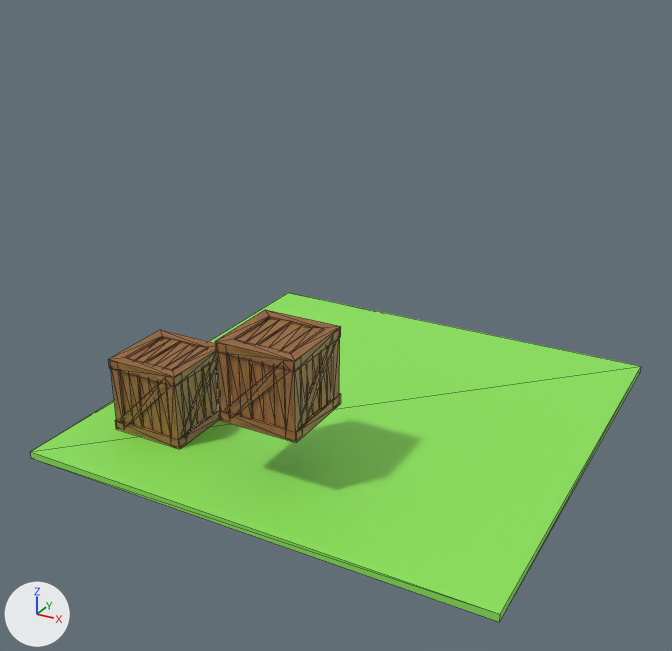
One commit to the glTF model assets/animation_2.glb: the scene before it, then after it.
The view is the same before and after, from a camera (50 mm lens) standing at (5.34, -10.5, 6.5) and looking at (-0.25, -0.33, 1.42). Every picture has the same lights, and +X, +Y and +Z are marked at lower left. Mesh edges are drawn as thin lines. Where no turn or scale is listed for an object, it has been applied to the vertices.

Before the edit, the objects in view are built like this:
```python
me_cube_094 = bpy.data.meshes.new('Cube.094')
me_cube_094.from_pydata(...)  # 204 vertices, 230 faces; spans x -0.543..0.54, y -0.546..0.538, z -0.525..0.534
me_cube_094.materials.append(mat_mi_woodtrim_151)  # picture img_ucupaint_mi_woodtrim
me_plane = bpy.data.meshes.new('Plane')
me_plane.from_pydata(...)  # a box spanning x -3.22..3.22, y -3.22..3.22, z 0.0..0.1
me_plane.materials.append(mat_material)  # green #8ee75a
ob_plane = bpy.data.objects.new('Plane', me_plane)
ob_plane.location = (0.0, 0.0, 0.0)
ob_prop_crate = bpy.data.objects.new('Prop_Crate', me_cube_094)
ob_prop_crate.location = (-2.09, -1.68, 0.62)
ob_prop_crate_001 = bpy.data.objects.new('Prop_Crate.001', me_cube_094)
ob_prop_crate_001.location = (-0.13, -1.95, 1.43)
```
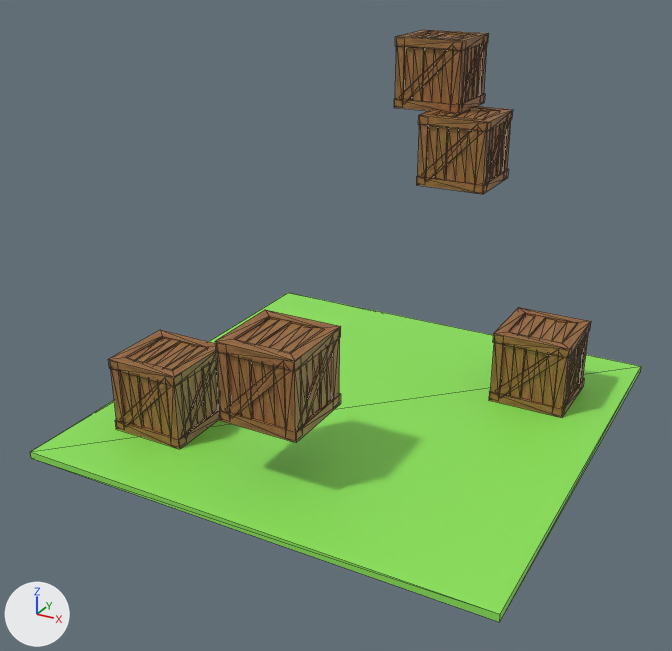
Changed parts and their boxes [x1, y1, x2, y2] in the pictures (672 x 651 px):
'Prop_Crate.002', added (brown): after [489, 307, 591, 418]
'Prop_Crate.003', added (brown): after [416, 106, 513, 194]
'Prop_Crate.004', added (brown): after [394, 30, 489, 113]

The change in detail:
Object 'Prop_Crate.004' (ob_prop_crate_004) is new; it shows a copy of the mesh of ob_prop_crate_001.
Its location is (-0.38, 3.3, 4.31).
Object 'Prop_Crate.003' (ob_prop_crate_003) is new; it shows a copy of the mesh of ob_prop_crate_001.
Its location is (0.26, 2.81, 3.28).
Object 'Prop_Crate.002' (ob_prop_crate_002) is new; it shows a copy of the mesh of ob_prop_crate_001.
Its location is (2.07, 1.56, 0.62).
